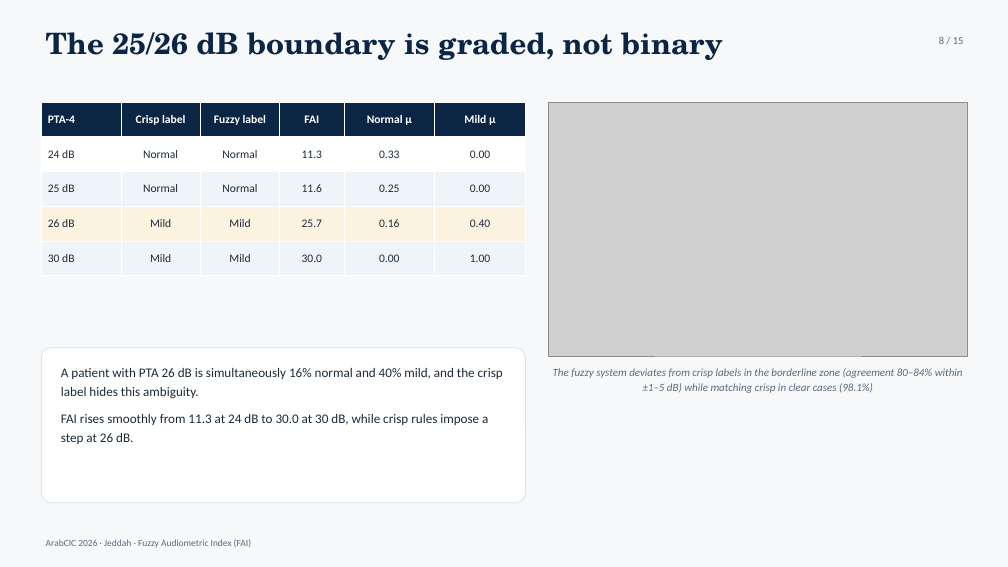
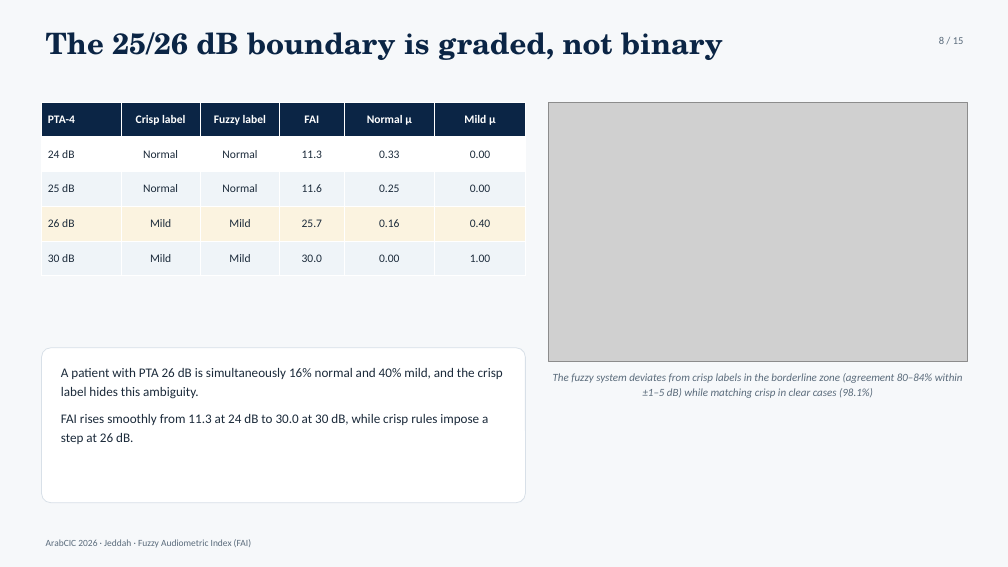
Before and after one commit to ameye/fuzzy-audiogram, a slide deck: slide 8 of arabcic2026/arabcic2026_fuzzy_audiogram.pptx. Drawn at 1008x567 pixels with LibreOffice and Linux fonts; fonts in the diff are those of the drawing; grey boxes stand for pictures. Boxes give left, top, right and bottom in pixels: in the first picture for what was removed or moved away, otherwise in the second. Text is boxed around its words. In the diff, an @@ line names an element or a change of style, - is before the commit and + after.

```diff
--- a/arabcic2026/arabcic2026_fuzzy_audiogram.pptx
+++ b/arabcic2026/arabcic2026_fuzzy_audiogram.pptx
@@ picture: place and size @@
-picture at (548,102,968,356)
+picture at (548,102,968,361)
@@ text "The fuzzy system deviates from ...": place and size @@
-text "The fuzzy system deviates from ..." at (553,368,963,393)
+text "The fuzzy system deviates from ..." at (553,373,963,398)
```
Also in this commit, not shown: 7 other slides changed, 6 other files.
